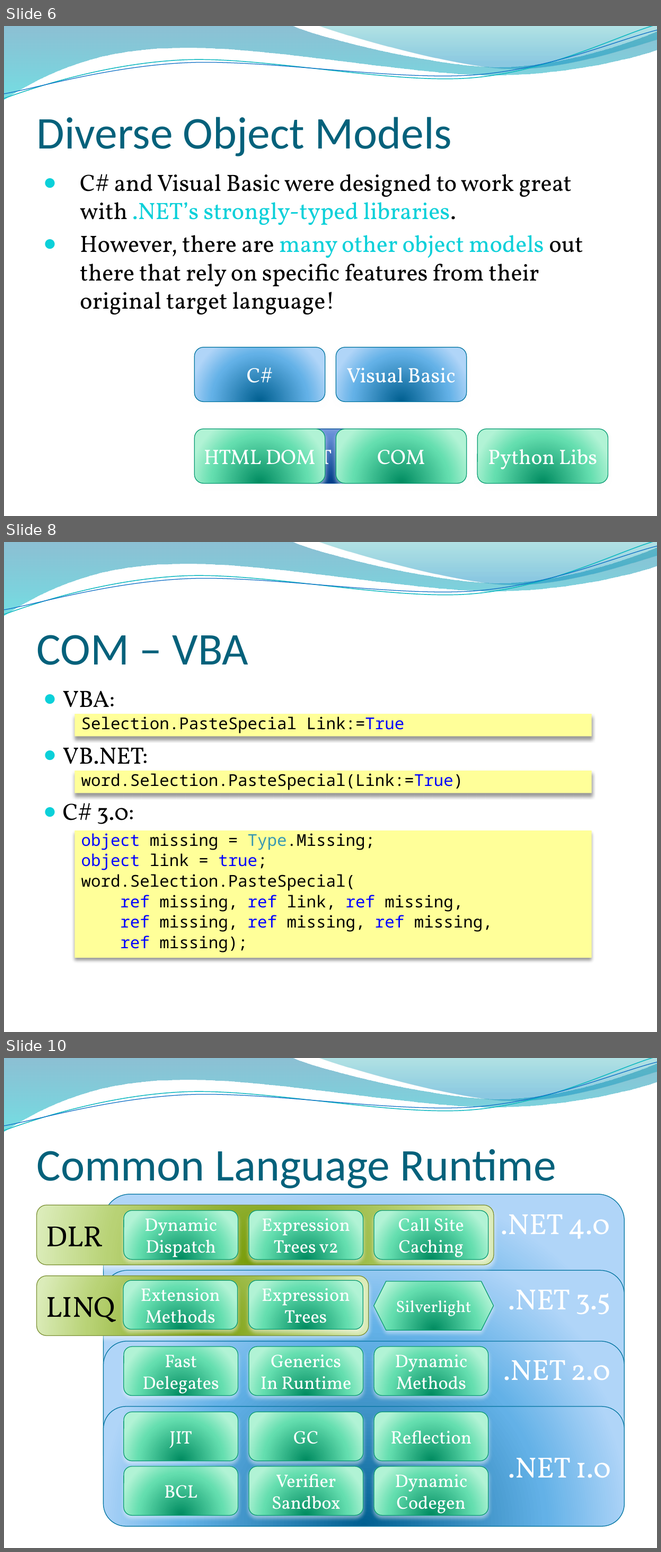
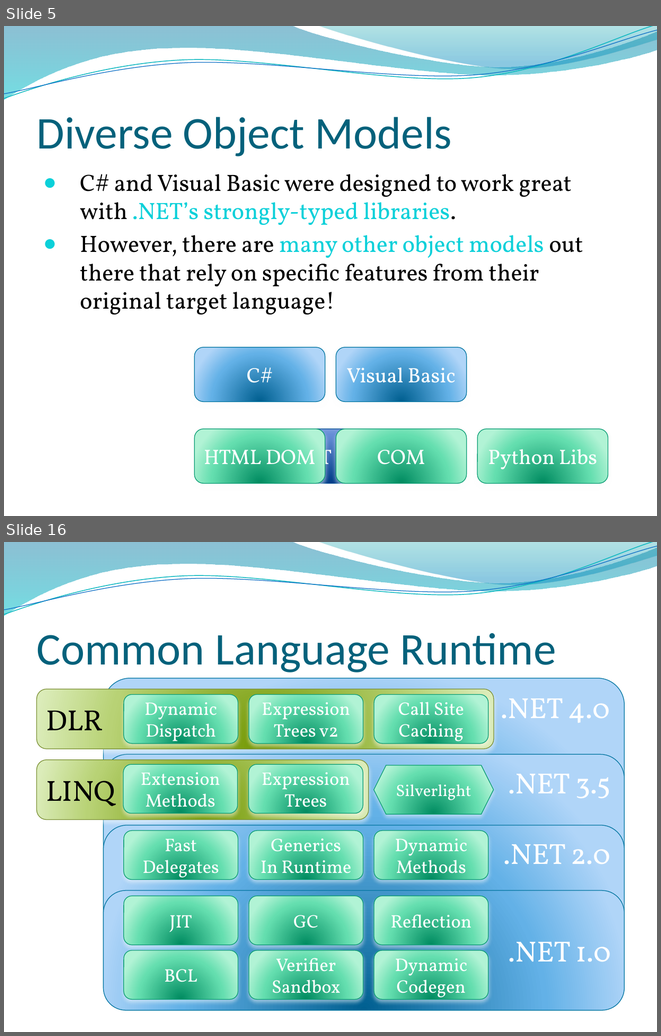
Before and after one commit to dahlbyk/Presentations, a slide deck: DLR/KDahlby.201006.KCDC.DLR.pptx. Shown one above the other, each under a label of ours: slides 6, 8 and 10 before the commit, slides 5 and 16 after it; the slides between them are not shown. The pictures are 661x1552 and 661x1036 pixels, drawn with LibreOffice and Linux fonts; fonts in the diff are those of the drawing; background and template pictures are left out. Boxes give left, top, right and bottom in pixels: in the first picture for what was removed or moved away, otherwise in the second. Text is boxed around its words. In the diff, an @@ line names an element or a change of style, - is before the commit and + after.

```diff
--- a/DLR/KDahlby.201006.KCDC.DLR.pptx
+++ b/DLR/KDahlby.201006.KCDC.DLR.pptx
@@ slide 8 removed at bbox=[4, 542, 657, 1032], background picture (left out); not listed: 4 template elements that a slide beside it also shows @@
@@ title removed at bbox=[37, 635, 249, 665] @@
-COM – VBA
@@ text removed at bbox=[63, 690, 148, 824] @@
-● VBA:
-● VB.NET:
-● C# 3.0:
@@ rectangle removed at bbox=[74, 714, 592, 736] @@
-Selection.PasteSpecial Link:=True
@@ rectangle removed at bbox=[74, 770, 592, 793] @@
-word.Selection.PasteSpecial(Link:=True)
@@ rectangle removed at bbox=[74, 831, 592, 958] @@
-object missing = Type.Missing;
-object link = true;
-word.Selection.PasteSpecial(
-ref missing, ref link, ref missing,
-ref missing, ref missing, ref missing,
-ref missing);
@@ what was slide 6 is now slide 5 @@
@@ what was slide 10 is now slide 16 @@
```
Also in this commit, not shown: 1 slide changed, 1 slide added, 1 other slide removed.
